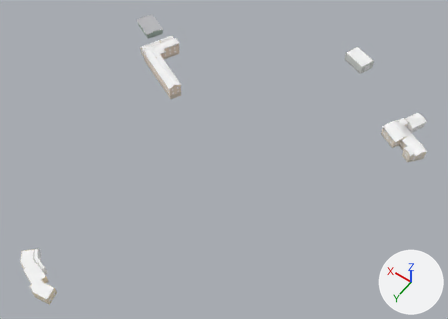
Before and after pictures for a commit that changed the glTF model world/buildings/b_-6_-4.glb.
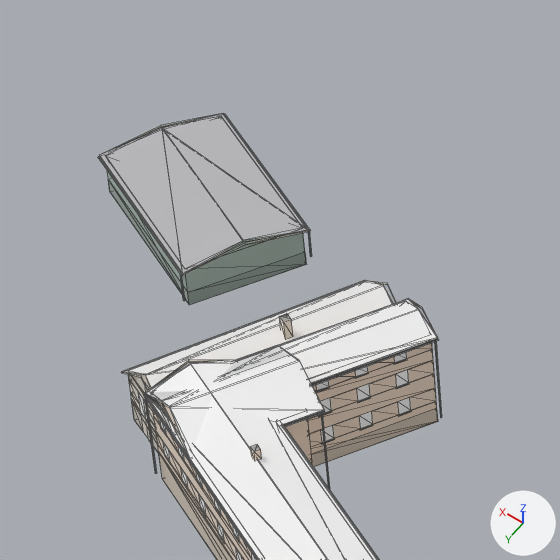
Each version is shown whole from a 50 mm camera at (-1574.8, 1073.4, 705.0) aimed at (-1458.4, 910.5, 448.9), then close up on the part from 28% to 44% of the width and 0% to 22% of the height. The axes (+X, +Y, +Z) are drawn at lower right. The lights are the same throughout. The last two pictures show the newer version. The close-ups show mesh edges as thin lines. Vertices at exactly the same position are counted once.

Names of what the first close-up shows: 'bld'.
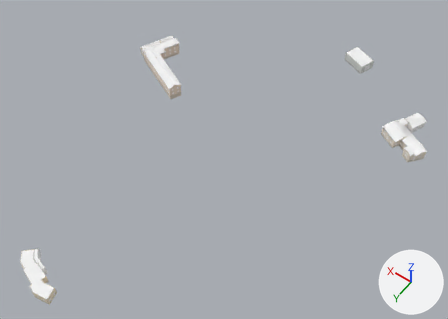
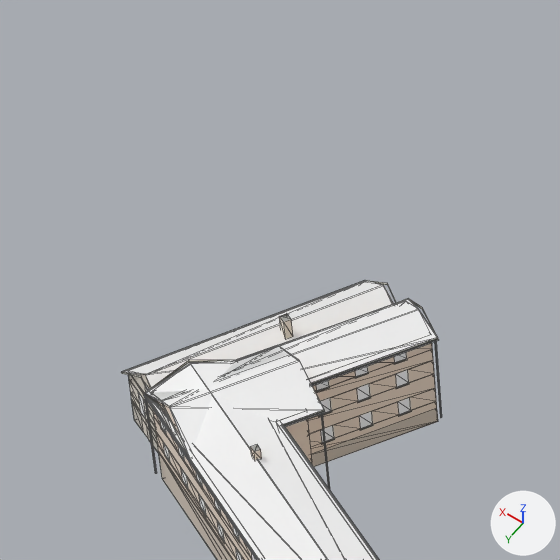
What differs and where, as boxes (x1, y1, x2, y2) in the close-ups (560 x 560 px):
'bld', reshaped
    before: (98, 113, 442, 560)
    after: (121, 280, 442, 560)
part 1 of me_bld, deleted
    before: (98, 113, 312, 305)

What changed in the scene script:
```text
Change me_bld:
    used by ob_bld; location = (0.0, 0.0, 0.0)
    remove me_bld.from_pydata(...)  # 3041 vertices, 2244 faces; spans x -1543.0..-1353.0, y 796.0..1024.0, z 446.0..462.0
    add me_bld.from_pydata(...)  # 2949 vertices, 2176 faces; spans x -1543.0..-1372.0, y 796.0..1024.0, z 446.0..462.0
    me_bld part 1: 15 loose pieces with 92 vertices, spanning x -1372.0..-1353.0, y 846.0..863.0, z 451.0..455.0, are deleted
```
